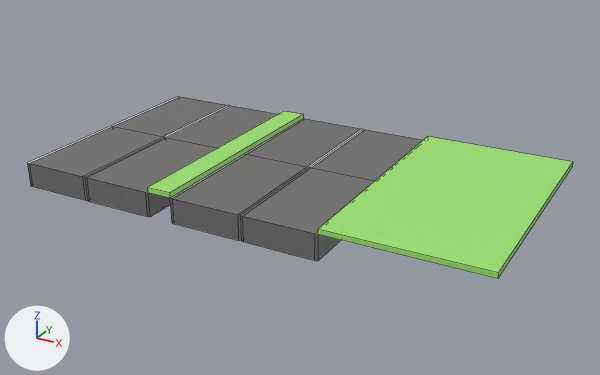
Renders of the Blender file U-Line/Structure/road_ochiaicenter.blend from each side of a commit.
Camera for both pictures: a camera (50 mm lens) standing at (17.73, -26.63, 12.36) and looking at (3.17, -0.15, -0.89). Arrows for +X, +Y and +Z are at lower left; the lights stay in place. Mesh edges are drawn as thin lines.
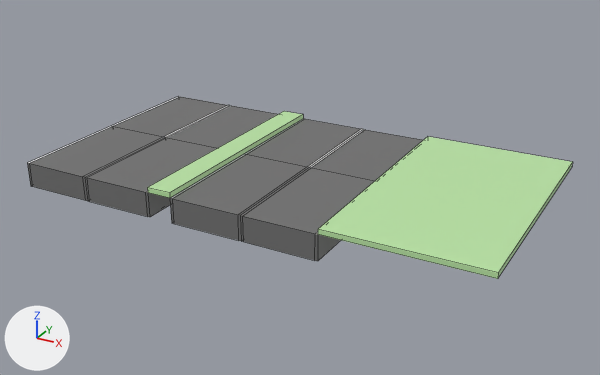
Location of each change, [x1, y1, x2, y2] in pixels of the pictures (600 x 375 px):
'Cube.006', recoloured
    both: [318, 136, 573, 279]
'Cube.002', recoloured
    both: [147, 111, 303, 198]

The change in detail:
Material 'Material.001' (mat_material_001) changes colour from green #9fe771 to green #bde7a8; in linear values from (0.346, 0.8, 0.166) to (0.506, 0.8, 0.389).
